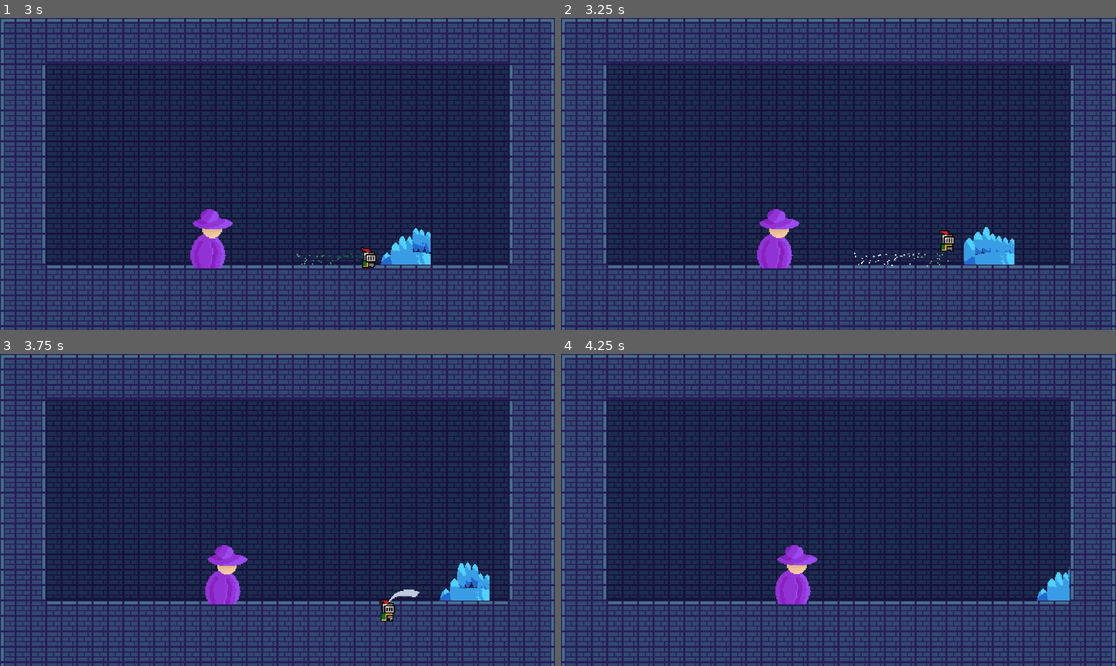
Above: before the commit, frames 1-4 (two rows, left to right).
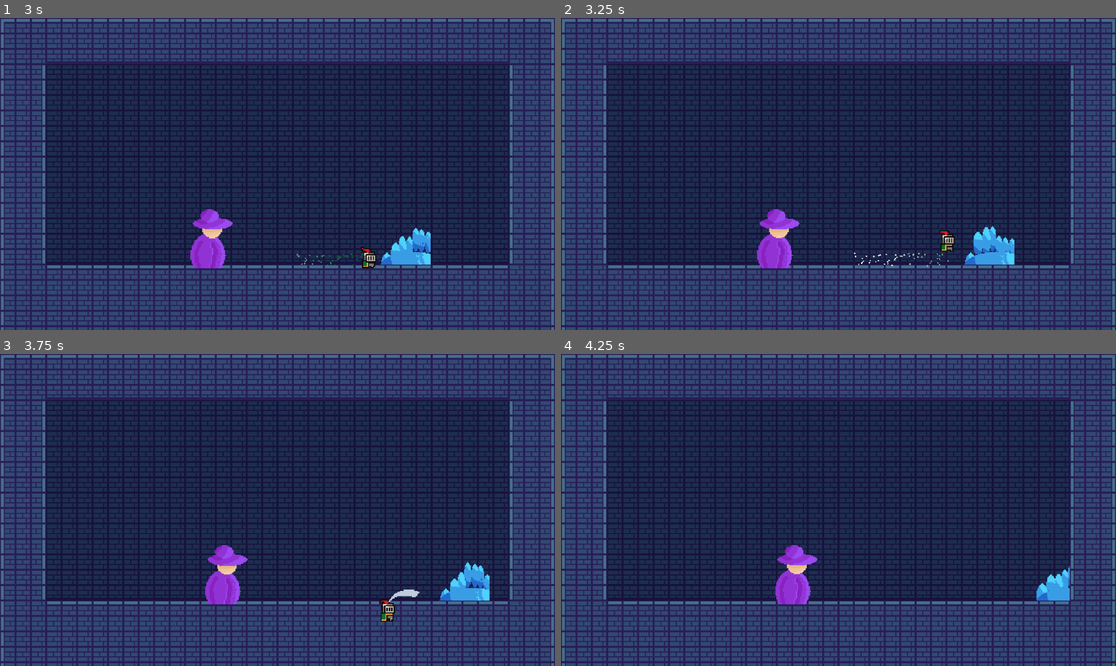
Above: after the commit, the same moments.

Repository: PjotrNik/shefjam
Game: Godot game, scene res://phase_1_map.tscn
Same seed, same stepped clock (60 frames per second), same inputs: the game is played once before the commit and once after it. This scene is started directly instead of the project's main scene.
Inputs:
- Up to frame 1 (3 s): hold Right (move_right) 0.53-2.03 s; tap X (dash) at 0.6, 2.85 s; tap Up (jump) at 0.77, 1.52 s; tap C (melee_attack) at 1.35 s; hold Left (move_left) 2.03-2.78 s; tap Z (ranged_attack) at 2.1 s; hold Right (move_right) from 2.78 s (still down)
- Up to frame 2 (3.25 s): keep holding Right (move_right); tap Up (jump) at 3.02 s
- Up to frame 3 (3.75 s): keep holding Right (move_right); tap C (melee_attack) at 3.6 s
- Up to frame 4 (4.25 s): keep holding Right (move_right); tap Up (jump) at 3.77 s

Frame 1 is identical in both runs. In frame 2, 0.2% of the frame differs, in the area x 72-79%, y 66-79%; in frame 3, 0.2%; in frame 4, 0.2%.

Commit message:
Added fix to phase two Shock

Diff:
--- a/boss_shockwave_phase_2.gd
+++ b/boss_shockwave_phase_2.gd
@@ -28,7 +28,8 @@
 	for i in range(1,3):
 		var instance = slash.instantiate()
 		var shock = wave.instantiate()
-		$"../../shockwave".add_child(shock)
+		shock.set_start_pos($"../../shockwave".global_position)
+		get_tree().root.add_child(shock)
 		if $"../..".direction == -1:
 			shock.direction_right = false
 		else:
--- a/scenes/player.tscn
+++ b/scenes/player.tscn
@@ -420,6 +420,7 @@
 one_shot = true
 
 [node name="DashCooldown" type="Timer" parent="."]
+wait_time = 0.5
 one_shot = true
 
 [node name="Marker2D" type="Marker2D" parent="."]
@@ -430,6 +431,7 @@
 collision_mask = 0
 
 [node name="MeleeCooldown" type="Timer" parent="MeleeAttack"]
+wait_time = 0.5
 one_shot = true
 
 [node name="MeleeAnimation" type="AnimatedSprite2D" parent="MeleeAttack"]
@@ -455,7 +457,7 @@
 disabled = true
 
 [node name="ShotgunCooldown" type="Timer" parent="ShotgunAttack"]
-wait_time = 12.0
+wait_time = 1.5
 one_shot = true
 
 [node name="PlayerHitBox" type="Area2D" parent="."]
--- a/scenes/shockwave.tscn
+++ b/scenes/shockwave.tscn
@@ -85,7 +85,7 @@
 scale = Vector2(1.64844, 1.62227)
 sprite_frames = SubResource("SpriteFrames_32lff")
 autoplay = "default"
-frame_progress = 0.739069
+frame_progress = 0.0393479
 
 [node name="Timer" type="Timer" parent="."]
 
Not shown: 1 places in boss.tscn that only renumber resources
Not shown: 1 places in scenes/slash_attack.tscn that only renumber resources
